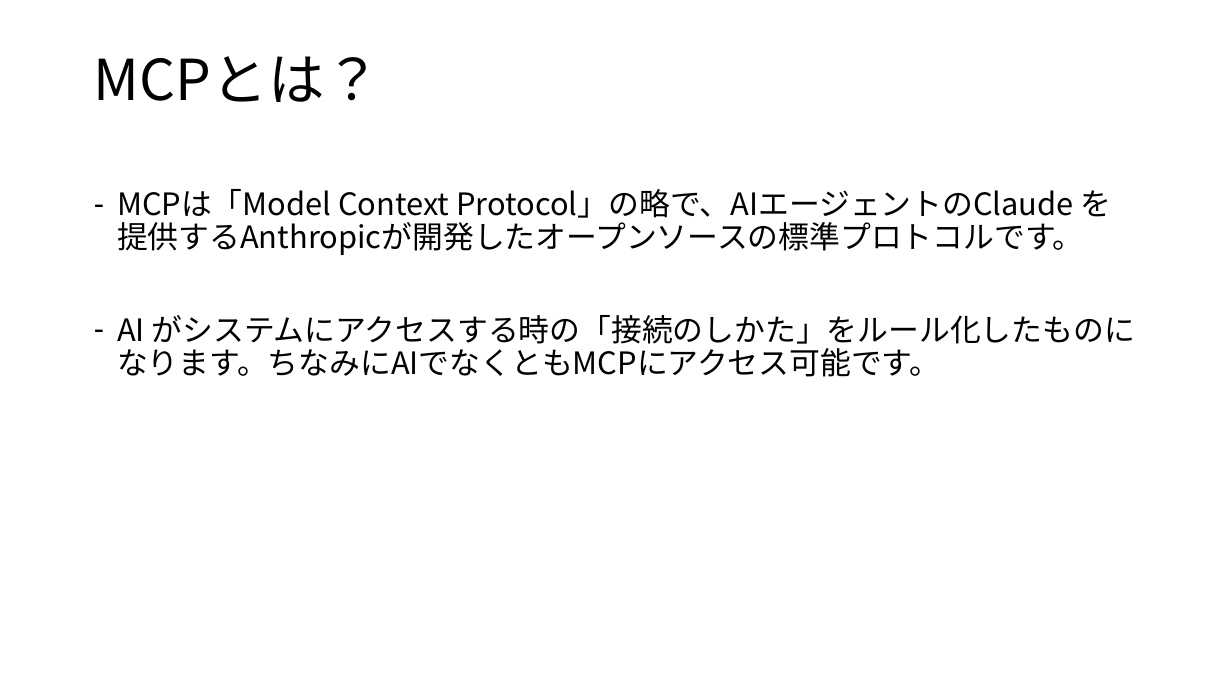
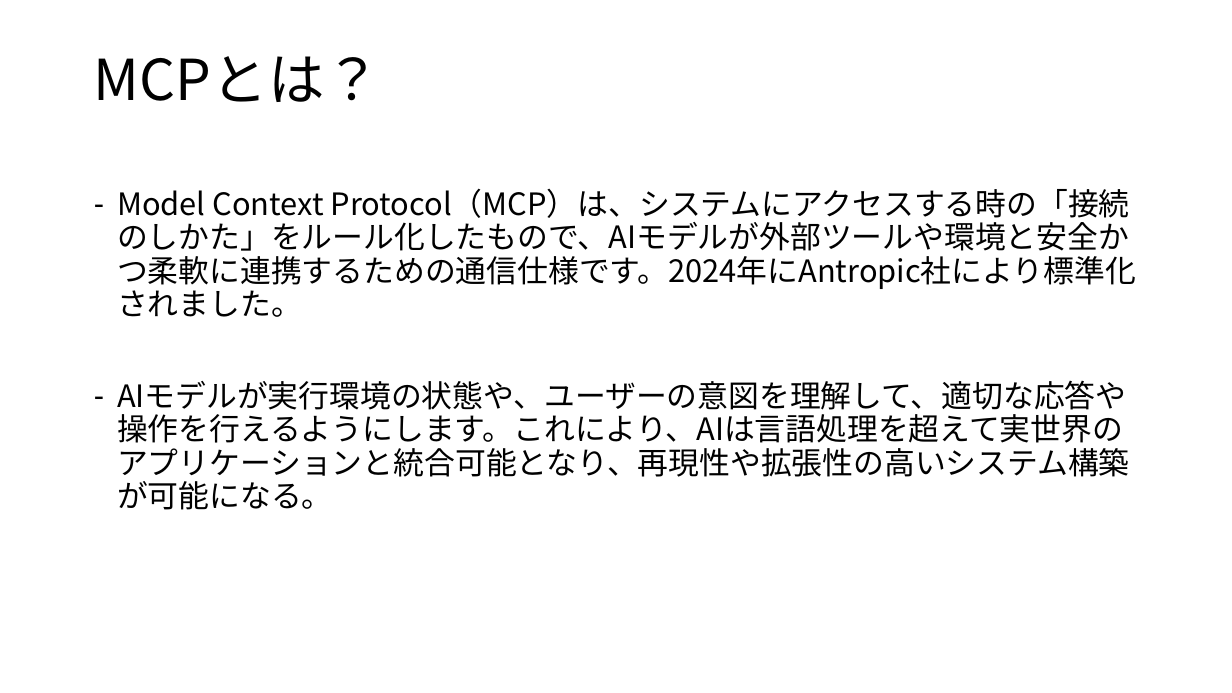
Before and after one commit to koga-miko/misc, a slide deck: slide 2 of raspberry-pi-report/MCPについて.pptx (slide 3 before the commit). Drawn at 1232x693 pixels with LibreOffice and Linux fonts; fonts in the diff are those of the drawing. Boxes give left, top, right and bottom in pixels: in the first picture for what was removed or moved away, otherwise in the second. Text is boxed around its words. In the diff, an @@ line names an element or a change of style, - is before the commit and + after.

```diff
--- a/raspberry-pi-report/MCPについて.pptx
+++ b/raspberry-pi-report/MCPについて.pptx
@@ text at [117,188,1136,510]: text changed @@
-– MCPは「Model Context Protocol」の略で、AIエージェントのClaude を提供するAnthropicが開発したオープンソースの標準プロトコルです。
-– AI がシステムにアクセスする時の「接続のしかた」をルール化したものになります。ちなみにAIでなくともMCPにアクセス可能です。
+– Model Context Protocol（MCP）は、システムにアクセスする時の「接続のしかた」をルール化したもので、AIモデルが外部ツールや環境と安全かつ柔軟に連携するための通信仕様です。2024年にAntropic社により標準化されました。
+– AIモデルが実行環境の状態や、ユーザーの意図を理解して、適切な応答や操作を行えるようにします。これにより、AIは言語処理を超えて実世界のアプリケーションと統合可能となり、再現性や拡張性の高いシステム構築が可能になる。
```
Also in this commit, not shown: 5 other slides changed, 3 slides added, 2 slides removed.
